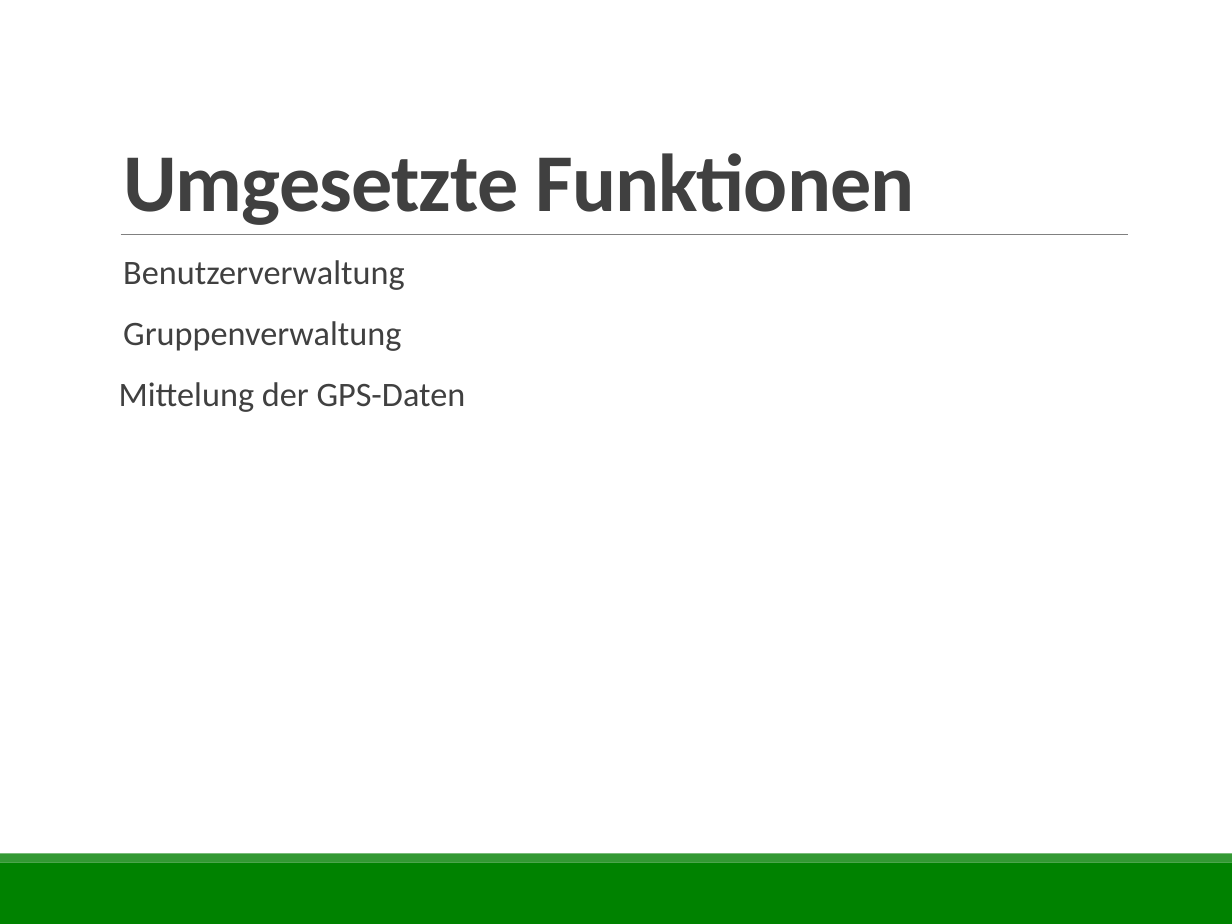
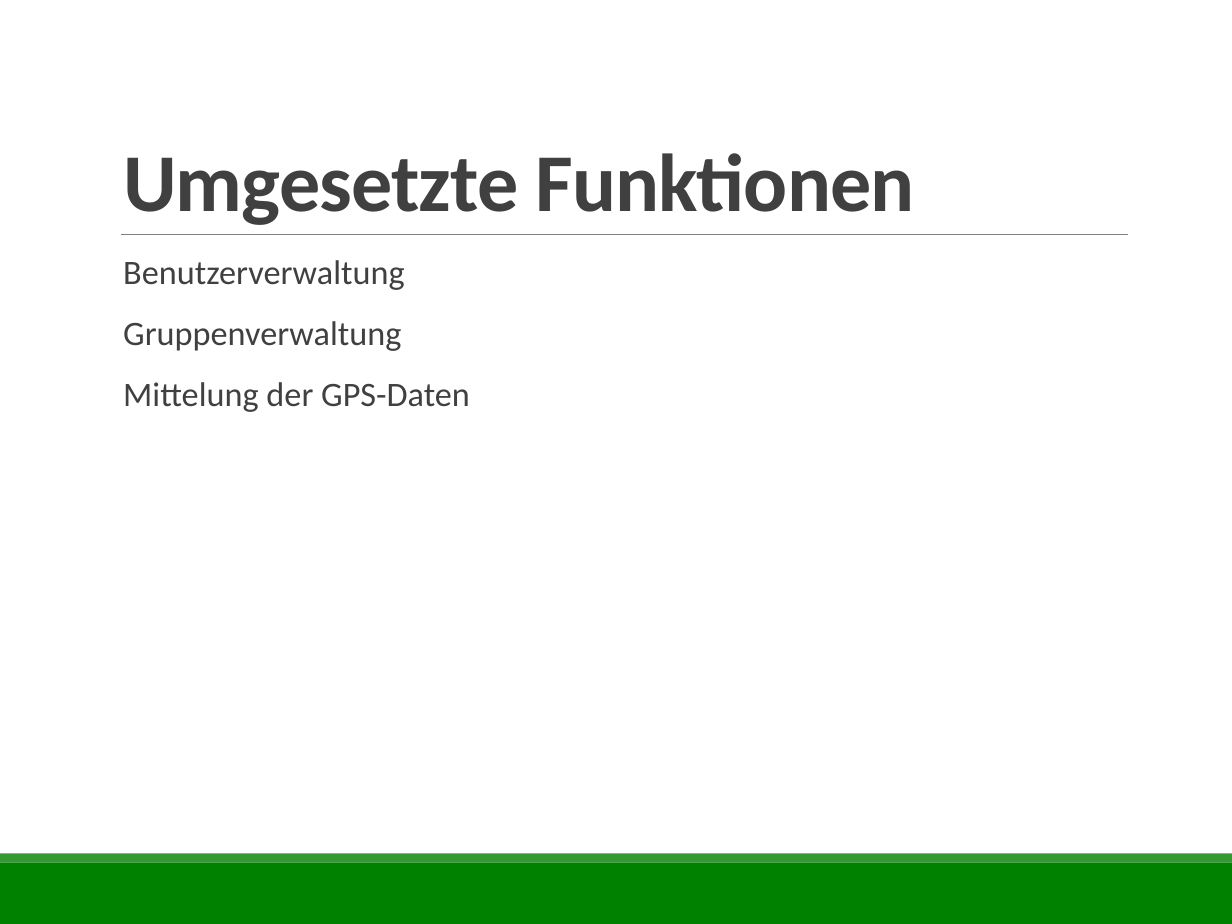
Before and after one commit to rethesa/pse-android-go-server, a slide deck: slide 3 of Abschlusspräsentation/Abschlusspräsentation.pptx. Drawn at 1232x924 pixels with LibreOffice and Linux fonts; fonts in the diff are those of the drawing. Boxes give left, top, right and bottom in pixels: in the first picture for what was removed or moved away, otherwise in the second. Text is boxed around its words. In the diff, an @@ line names an element or a change of style, - is before the commit and + after.

```diff
--- a/Abschlusspräsentation/Abschlusspräsentation.pptx
+++ b/Abschlusspräsentation/Abschlusspräsentation.pptx
@@ text at [123, 382, 470, 412]: bullet none to   @@
```
Also in this commit, not shown: 1 other slide changed.
